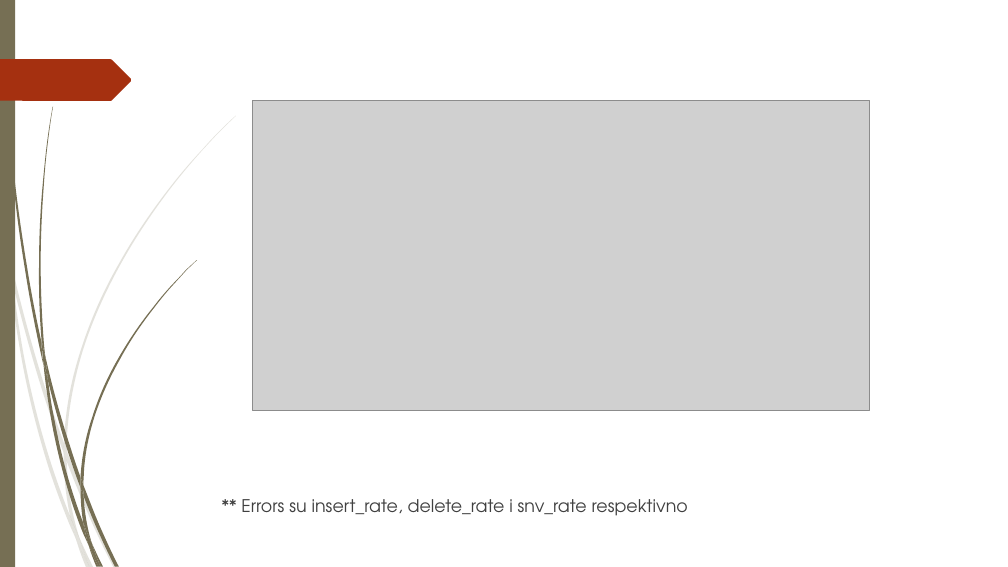
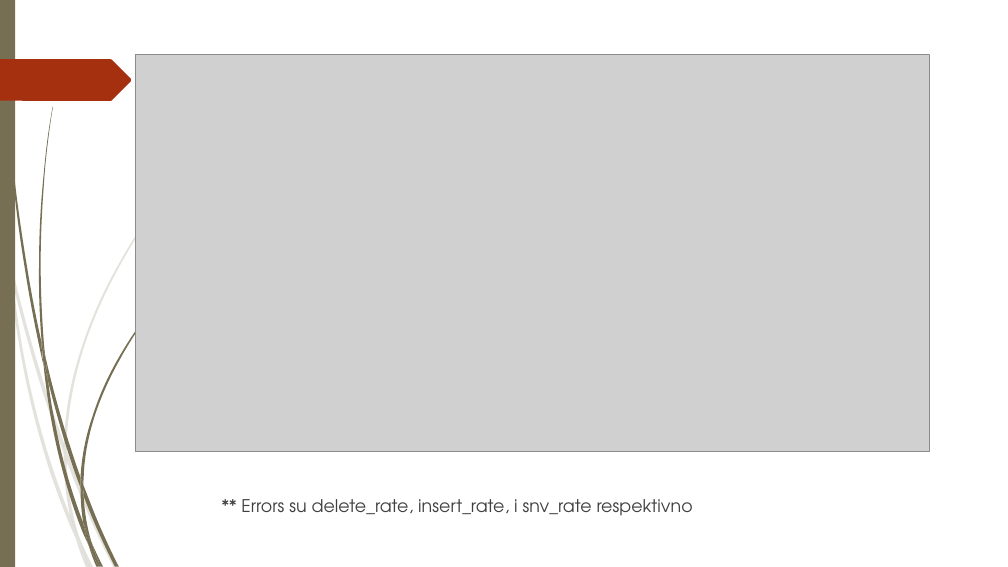
Before and after one commit to Fenrir996/IluminaPairEndReadSimulator, a slide deck: slide 9 of IluminaPairEndReadSimulator presentation.pptx (slide 8 before the commit). Drawn at 1008x567 pixels with LibreOffice and Linux fonts; fonts in the diff are those of the drawing; grey boxes stand for pictures. Boxes give left, top, right and bottom in pixels: in the first picture for what was removed or moved away, otherwise in the second. Text is boxed around its words. In the diff, an @@ line names an element or a change of style, - is before the commit and + after.

```diff
--- a/IluminaPairEndReadSimulator presentation.pptx
+++ b/IluminaPairEndReadSimulator presentation.pptx
@@ picture: place and size @@
-picture at <box>253,100,870,410</box>
+picture at <box>136,54,930,451</box>
@@ text at <box>241,499,693,516</box>: text changed @@
-** Errors su insert_rate, delete_rate i snv_rate respektivno
+** Errors su delete_rate, insert_rate, i snv_rate respektivno
```
Also in this commit, not shown: 2 slides added, 6 slides removed.
